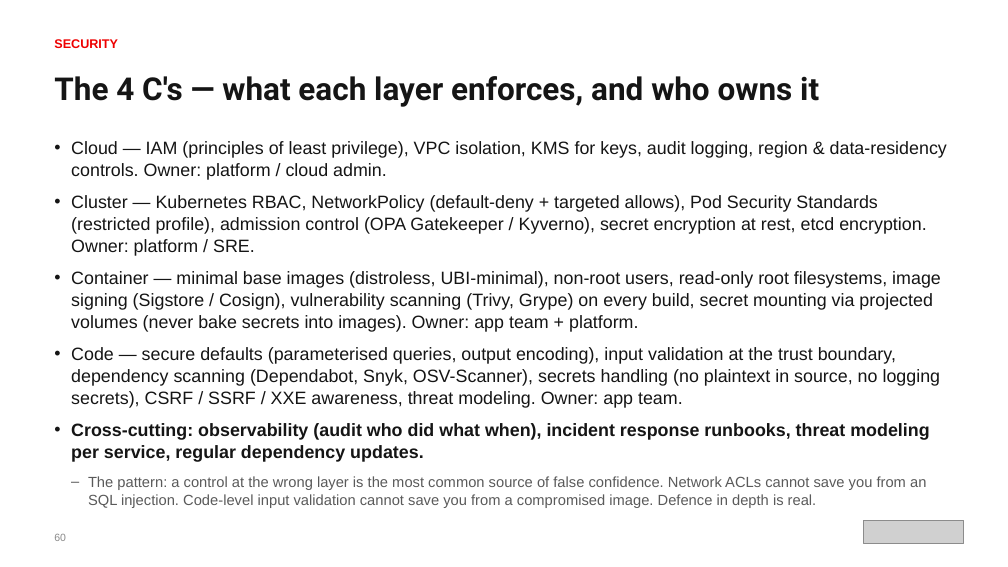
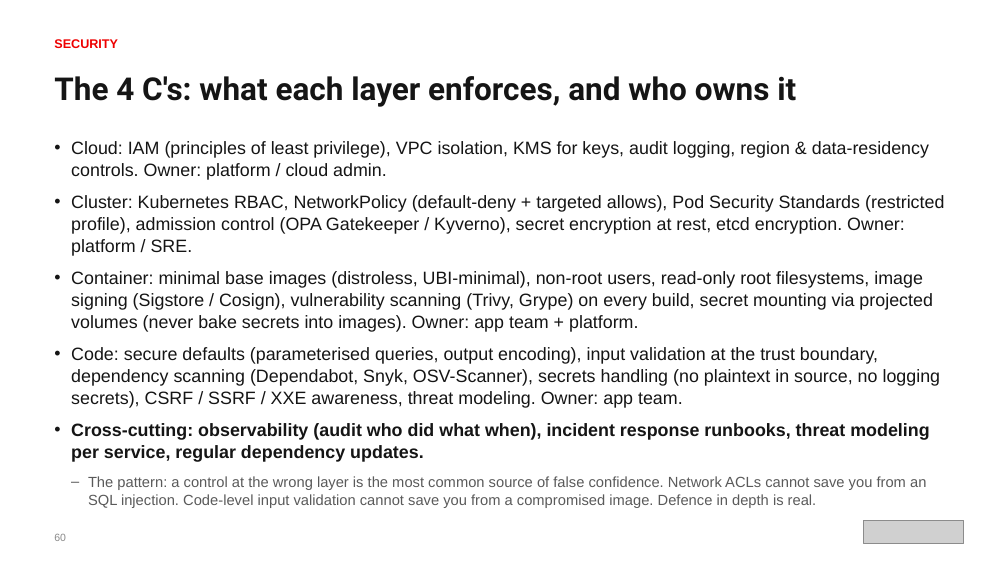
Before and after one commit to patterncatalyst/cloud-native-design-patterns, a slide deck: slide 73 of lgtm-presentation/Designing-Cloud-Native-APIs-Python.pptx. Drawn at 1008x567 pixels with LibreOffice and Linux fonts; fonts in the diff are those of the drawing; grey boxes stand for pictures. Boxes give left, top, right and bottom in pixels: in the first picture for what was removed or moved away, otherwise in the second. Text is boxed around its words. In the diff, an @@ line names an element or a change of style, - is before the commit and + after.

```diff
--- a/lgtm-presentation/Designing-Cloud-Native-APIs-Python.pptx
+++ b/lgtm-presentation/Designing-Cloud-Native-APIs-Python.pptx
@@ text at box(54, 76, 796, 107): text changed @@
-The 4 C's — what each layer enforces, and who owns it
+The 4 C's: what each layer enforces, and who owns it
@@ text at box(71, 141, 944, 408): text changed @@
-• Cloud — IAM (principles of least privilege), VPC isolation, KMS for keys, audit logging, region & data-residency controls. Owner: platform / cloud admin.
-• Cluster — Kubernetes RBAC, NetworkPolicy (default-deny + targeted allows), Pod Security Standards (restricted profile), admission control (OPA Gatekeeper / Kyverno), secret encryption at rest, etcd encryption. Owner: platform / SRE.
-• Container — minimal base images (distroless, UBI-minimal), non-root users, read-only root filesystems, image signing (Sigstore / Cosign), vulnerability scanning (Trivy, Grype) on every build, secret mounting via projected volumes (never bake secrets into images). Owner: app team + platform.
-• Code — secure defaults (parameterised queries, output encoding), input validation at the trust boundary, dependency scanning (Dependabot, Snyk, OSV-Scanner), secrets handling (no plaintext in source, no logging secrets), CSRF / SSRF / XXE awareness, threat modeling. Owner: app team.
+• Cloud: IAM (principles of least privilege), VPC isolation, KMS for keys, audit logging, region & data-residency controls. Owner: platform / cloud admin.
+• Cluster: Kubernetes RBAC, NetworkPolicy (default-deny + targeted allows), Pod Security Standards (restricted profile), admission control (OPA Gatekeeper / Kyverno), secret encryption at rest, etcd encryption. Owner: platform / SRE.
+• Container: minimal base images (distroless, UBI-minimal), non-root users, read-only root filesystems, image signing (Sigstore / Cosign), vulnerability scanning (Trivy, Grype) on every build, secret mounting via projected volumes (never bake secrets into images). Owner: app team + platform.
+• Code: secure defaults (parameterised queries, output encoding), input validation at the trust boundary, dependency scanning (Dependabot, Snyk, OSV-Scanner), secrets handling (no plaintext in source, no logging secrets), CSRF / SSRF / XXE awareness, threat modeling. Owner: app team.
```
Also in this commit, not shown: 144 other slides changed, 2 other files.
